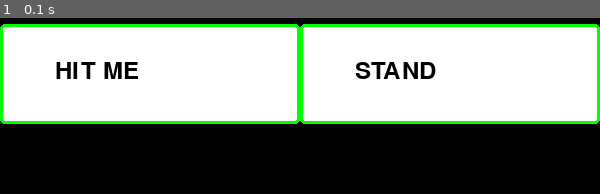
Above: before the commit, frame 1.
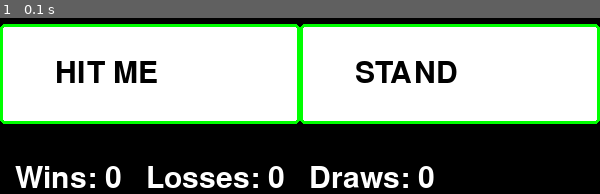
Above: after the commit, the same moment.

Repository: UCLL-introproject-project/ucll-introproject-project-2324-pygame-development-project-ao-2425-v2-project-resources
Game: pygame game, started from blackjack_game/blackjack_gamefile.py
Same seed, same stepped clock (60 frames per second), same inputs: the game is played once before the commit and once after it.
Inputs:
- Up to frame 1 (0.1 s): no input

The runs differ from the first frame. In frame 1, 6.0% of the frame differs, in the area x 2-77%, y 24-97%.

Commit message:
UI update: Added win/loss/draw record tracking and score display

Diff:
--- a/blackjack_game/blackjack_gamefile.py
+++ b/blackjack_game/blackjack_gamefile.py
@@ -19,11 +19,17 @@
 fps = 60
 timer = pygame.time.Clock()
 pygame.font.init()
-font = pygame.font.Font(None, 36)
+font = pygame.font.Font(None, 44)
+smaller_font = pygame.font.Font(None, 36)
 active = True
 
+#win, loss, draw/push
+records = [0, 0, 0]
+player_score = 0
+dealer_score = 0
+
 #draw game conditions and buttons
-def draw_game(act):
+def draw_game(act, record):
     button_list = []
     #initially on startup (not active) only option is to deal new hand
     if not act:
@@ -46,6 +52,9 @@
         stand_text = font.render('STAND', True, 'black')
         screen.blit(stand_text, (355, 735))
         button_list.append(stand)
+        score_text = font.render(f'Wins: {record[0]}   Losses: {record[1]}   Draws: {record[2]}', True, 'white')
+        screen.blit(score_text, (15, 840))
+        return button_list
 
 
 #main game loop
@@ -54,7 +63,7 @@
     # run game at our framerate and fill screen with bg color
     timer.tick(fps)
     screen.fill('black')
-    buttons = draw_game(active)
+    buttons = draw_game(active, records)
 
     #event handling, if quit pressed, then exit game
     for event in pygame.event.get():
